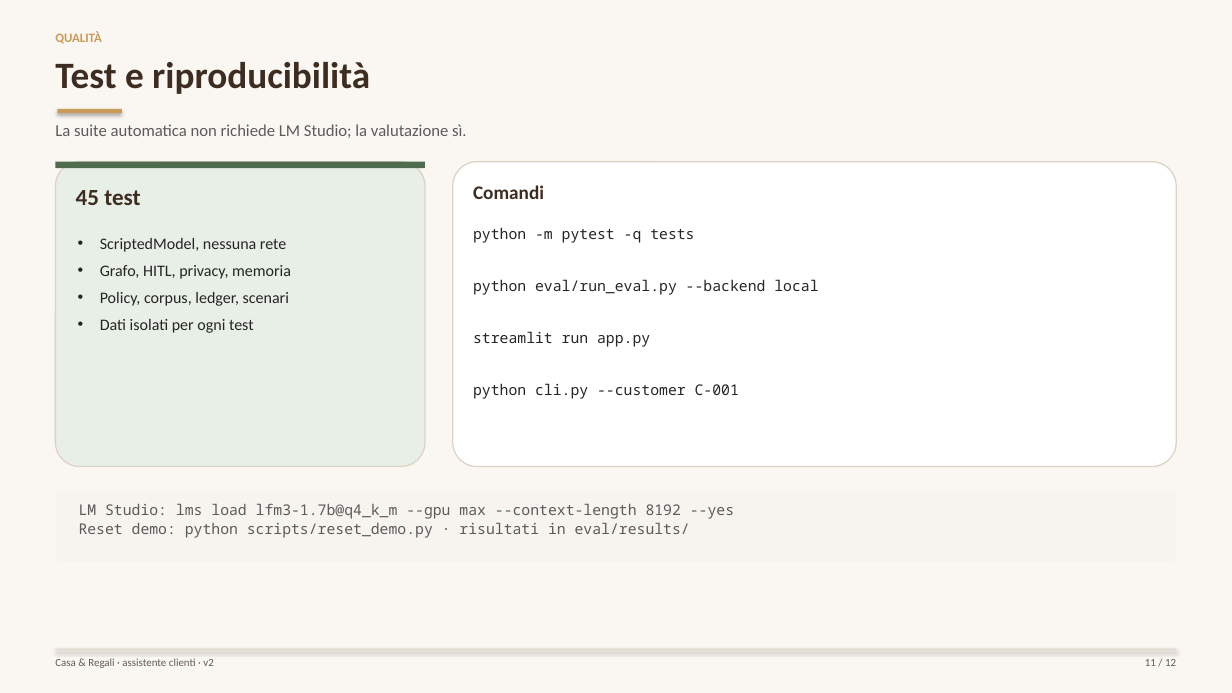
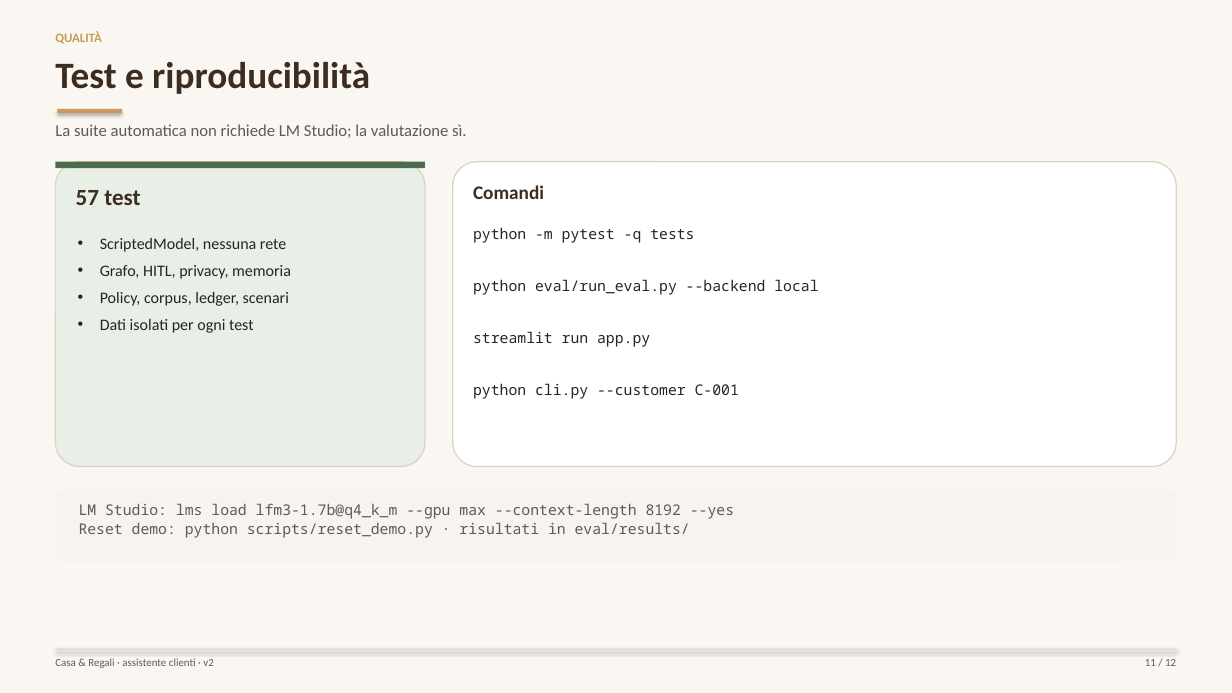
Before and after one commit to CLXZ4353/progetto_finale_supporto_v2, a slide deck: slide 11 of docs/presentazione_v2.pptx. Drawn at 1232x693 pixels with LibreOffice and Linux fonts; fonts in the diff are those of the drawing. Boxes give left, top, right and bottom in pixels: in the first picture for what was removed or moved away, otherwise in the second. Text is boxed around its words. In the diff, an @@ line names an element or a change of style, - is before the commit and + after.

```diff
--- a/docs/presentazione_v2.pptx
+++ b/docs/presentazione_v2.pptx
@@ text at <box>76,190,140,205</box>: text changed @@
-45 test
+57 test
```
Also in this commit, not shown: 1 other slide changed, 14 other files.
